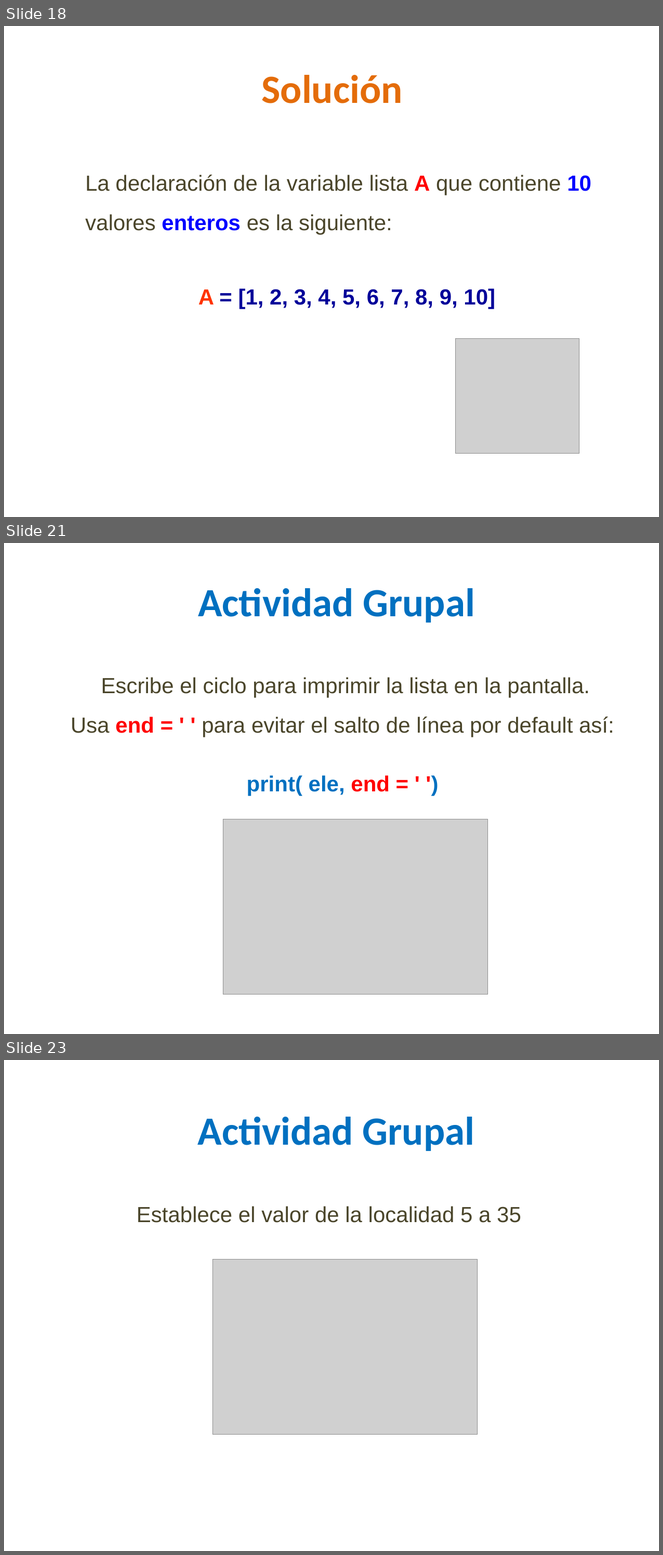
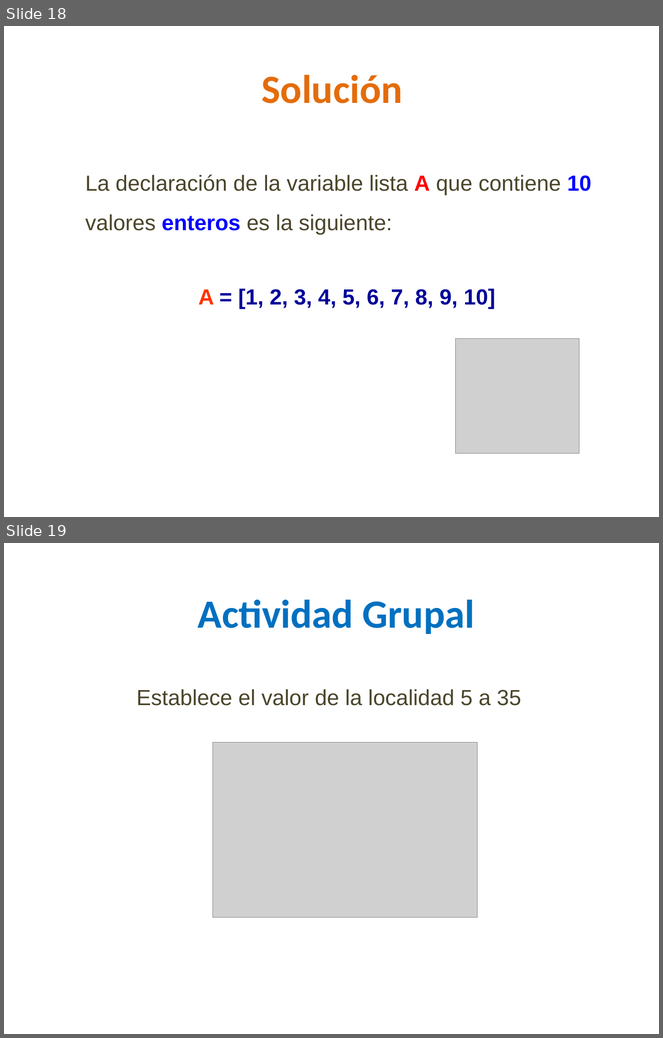
Before and after one commit to lizetheP/PensamientoC, a slide deck: CalendarioAgo2026/presentaciones/9_Listas.pptx. Shown one above the other, each under a label of ours: slides 18, 21 and 23 before the commit, slides 18 and 19 after it; the slides between them are not shown. The pictures are 663x1555 and 663x1038 pixels, drawn with LibreOffice and Linux fonts; fonts in the diff are those of the drawing; grey boxes stand for pictures. Boxes give left, top, right and bottom in pixels: in the first picture for what was removed or moved away, otherwise in the second. Text is boxed around its words. In the diff, an @@ line names an element or a change of style, - is before the commit and + after.

```diff
--- a/CalendarioAgo2026/presentaciones/9_Listas.pptx
+++ b/CalendarioAgo2026/presentaciones/9_Listas.pptx
@@ slide 21 removed at box(4, 543, 659, 1034), background #FFFFFF @@
@@ text removed at box(198, 588, 475, 623) @@
-Actividad Grupal
@@ text removed at box(71, 677, 614, 796) @@
-Escribe el ciclo para imprimir la lista en la pantalla. Usa end = ' ' para evitar el salto de línea por default así:
-print( ele, end = ' ')
@@ picture removed at box(223, 820, 488, 995) @@
@@ what was slide 23 is now slide 19 @@
```
Also in this commit, not shown: 1 slide changed, 5 other slides removed, 3 other files.
